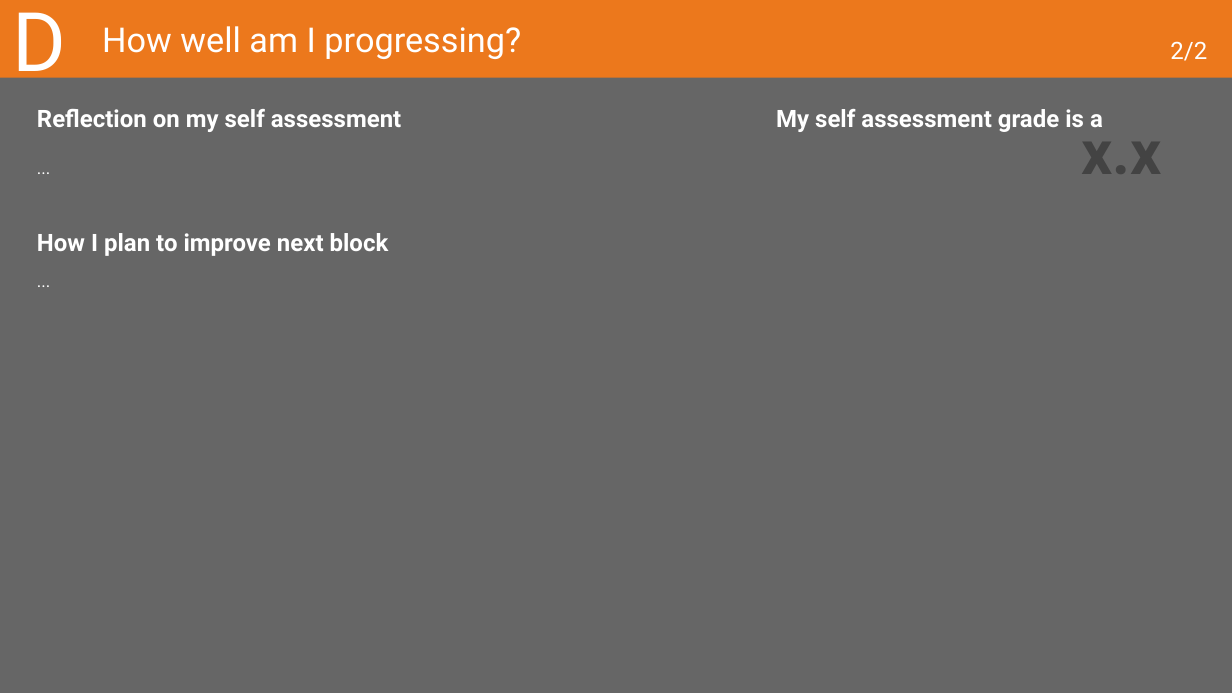
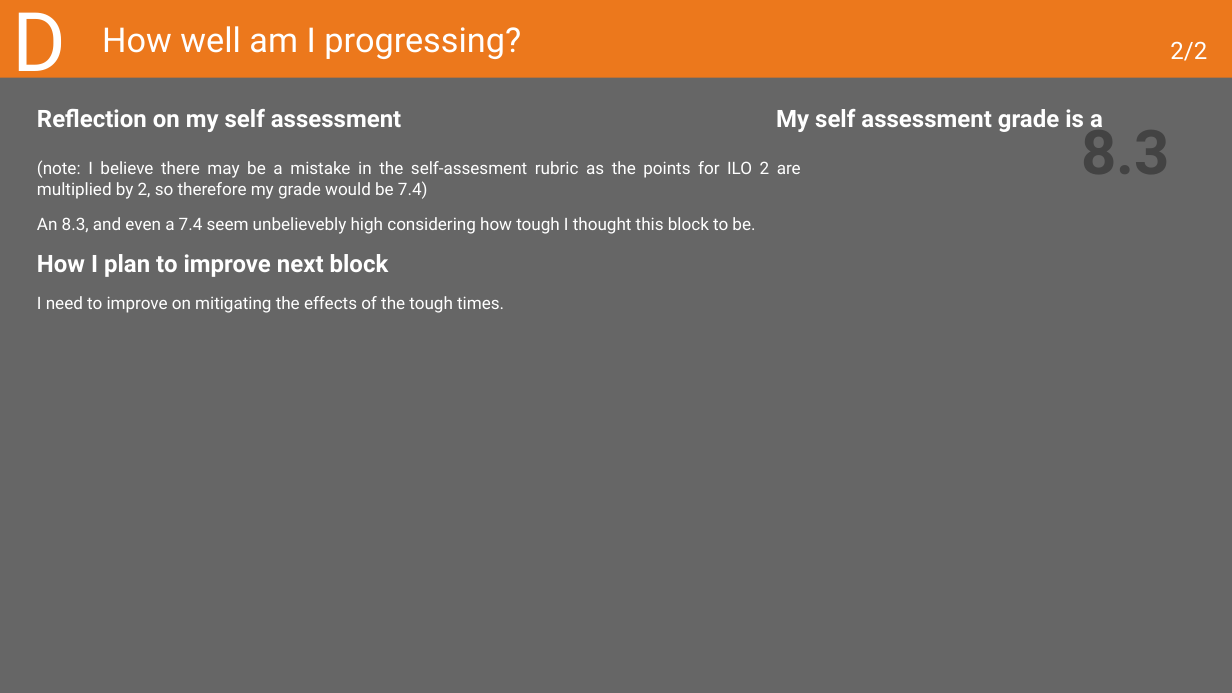
Before and after one commit to MaksBurchard240894/HFG7, a slide deck: slide 44 of Deliverables/Learning Log - Y1B-2024-25_ADSAI.pptx. Drawn at 1232x693 pixels with LibreOffice and Linux fonts; fonts in the diff are those of the drawing. Boxes give left, top, right and bottom in pixels: in the first picture for what was removed or moved away, otherwise in the second. Text is boxed around its words. In the diff, an @@ line names an element or a change of style, - is before the commit and + after.

```diff
--- a/Deliverables/Learning Log - Y1B-2024-25_ADSAI.pptx
+++ b/Deliverables/Learning Log - Y1B-2024-25_ADSAI.pptx
@@ text at [37,160,801,234]: text changed @@
-...
+(note: I believe there may be a mistake in the self-assesment rubric as the points for ILO 2 are multiplied by 2, so therefore my grade would be 7.4)
+An 8.3, and even a 7.4 seem unbelievebly high considering how tough I thought this block to be.
@@ text at [37,296,504,313]: text changed @@
-...
+I need to improve on mitigating the effects of the tough times.
```
Also in this commit, not shown: 2 other slides changed, 5 other files.
